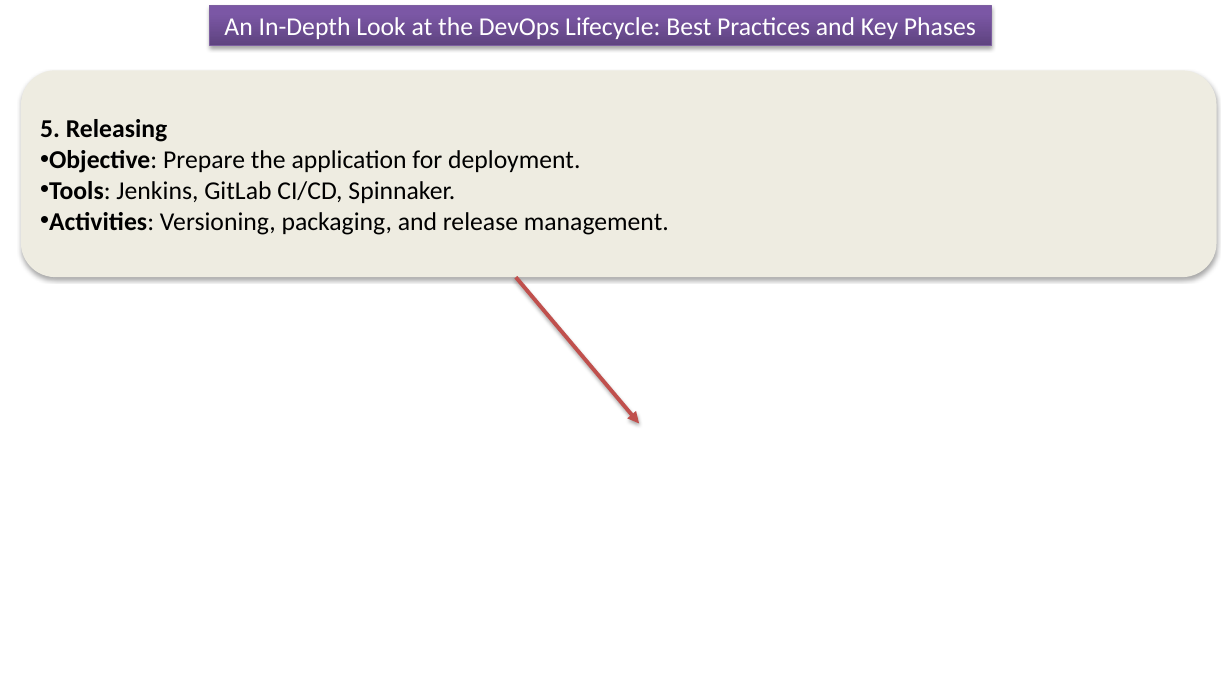
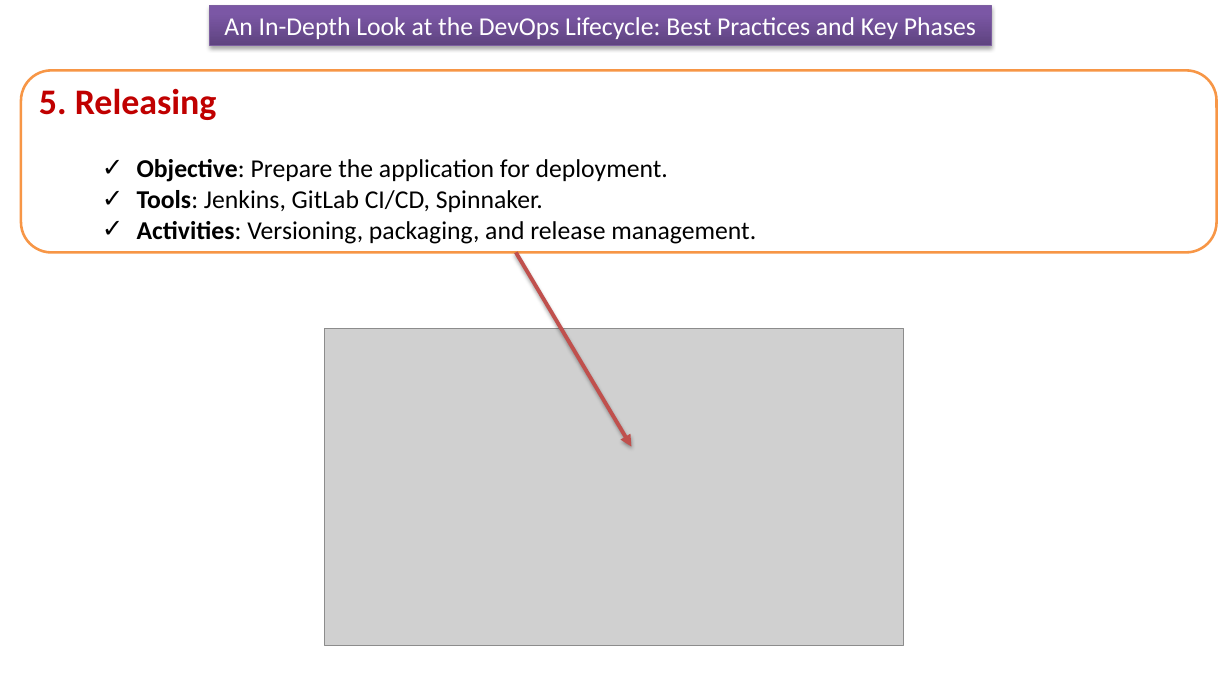
Before and after one commit to ramram43210/Java_2024, a slide deck: slide 6 of Devops_lifecycle_prof_Objectives/Devops_lifecycle_prof_Objectives.pptx. Drawn at 1232x693 pixels with LibreOffice and Linux fonts; fonts in the diff are those of the drawing; grey boxes stand for pictures. Boxes give left, top, right and bottom in pixels: in the first picture for what was removed or moved away, otherwise in the second. Text is boxed around its words. In the diff, an @@ line names an element or a change of style, - is before the commit and + after.

```diff
--- a/Devops_lifecycle_prof_Objectives/Devops_lifecycle_prof_Objectives.pptx
+++ b/Devops_lifecycle_prof_Objectives/Devops_lifecycle_prof_Objectives.pptx
@@ rounded rectangle "5. Releasing": place and size @@
-rounded rectangle "5. Releasing" at [21, 70, 1217, 277]
+rounded rectangle "5. Releasing" at [21, 70, 1217, 252]
@@ rounded rectangle "5. Releasing" at [21, 70, 1217, 252]: size 20 to 28 pt, text colour #000000 to #C00000 in "5. Releasing"; bullet • to ✓; list level 1 to 2 in "Objective: Prepare the application for ..."; list level 1 to 2 in "Tools: Jenkins, GitLab CI/CD, Spinnaker."; list level 1 to 2 in "Activities: Versioning, packaging, and release ..."; fill #EEECE1 to #FFFFFF; outline none to #F79646 2 pt; shadow off @@
@@ arrow moved from (516, 277) - (640, 423) to (516, 252) - (631, 446) @@
@@ picture added at [324, 328, 904, 645] @@
```
Also in this commit, not shown: 11 other slides changed, 1 slide removed.
